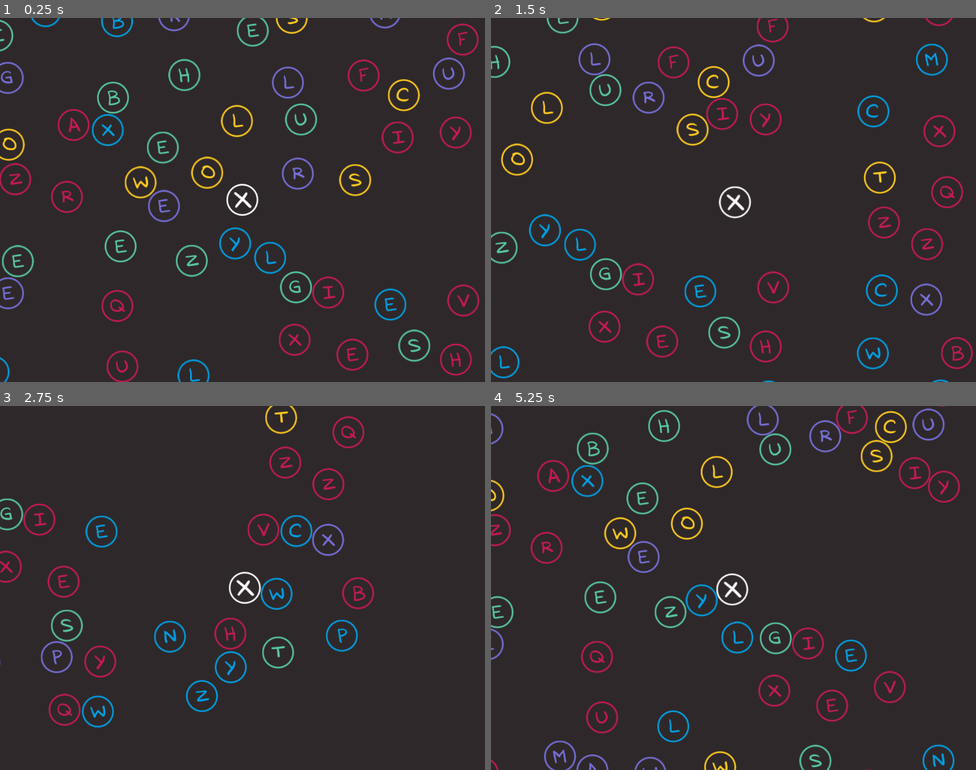
Above: before the commit, frames 1-4 (two rows, left to right).
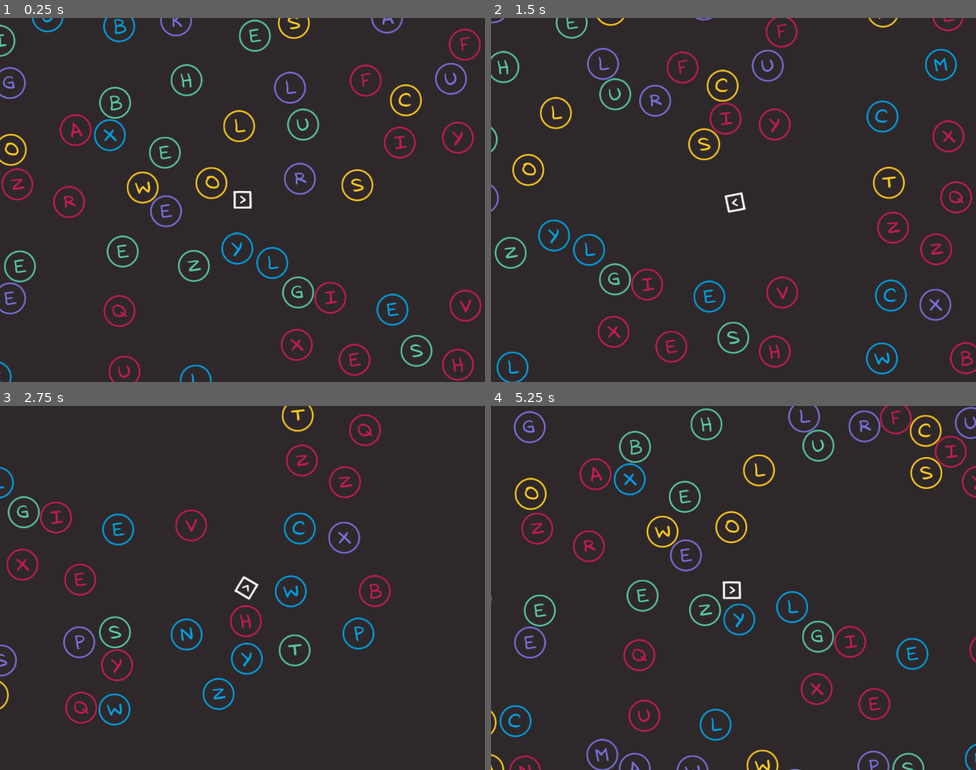
Above: after the commit, the same moments.

Repository: gontzalve/SSLS
Game: Godot game, scene res://scenes/game/main/main.tscn
Same seed, same stepped clock (60 frames per second), same inputs: the game is played once before the commit and once after it.
Inputs (mouse positions are in pixels of both pictures, inside the frame that each line leads up to):
- Up to frame 1 (0.25 s): no input
- Up to frame 2 (1.5 s): tap Enter at 0.5 s; move the mouse to (840, 181) at 0.52 s; hold D (move_right) 0.53-1.28 s; click (840, 181) at 0.6 s; move the mouse to (636, 218) at 1.27 s; hold S (move_down) from 1.28 s (still down); tap Mouse wheel up (zoom_in) at 1.35 s
- Up to frame 3 (2.75 s): move the mouse to (291, 507) at 2.02 s; release S (move_down) at 2.03 s; hold D (move_right) from 2.03 s (still down); tap Mouse wheel down (zoom_out) at 2.1 s
- Up to frame 4 (5.25 s): move the mouse to (709, 660) at 2.77 s; release D (move_right) at 2.78 s; hold W (move_up) 2.78-3.53 s; click (709, 660) at 2.85 s; move the mouse to (879, 642) at 3.52 s; hold A (move_left) 3.53-5.03 s; tap Mouse wheel up (zoom_in) at 3.6 s; move the mouse to (588, 533) at 4.27 s; tap Mouse wheel down (zoom_out) at 4.35 s; move the mouse to (757, 588) at 5.02 s; hold S (move_down) from 5.03 s (still down); click (757, 588) at 5.1 s

The runs differ from the first frame. In frame 1, 13% of the frame differs, in the area x 0-100%, y 0-100%; in frame 2, 11%; in frame 3, 7.9%; in frame 4, 13%.

Commit message:
Add player rotation from mouse position

Diff:
--- a/scenes/game/cursor/game_cursor.gd
+++ b/scenes/game/cursor/game_cursor.gd
@@ -11,10 +11,10 @@
 func set_big_cursor() -> void:
 	if cursor_big == null:
 		return
-	Input.set_custom_mouse_cursor(cursor_big)
+	Input.set_custom_mouse_cursor(cursor_big, Input.CURSOR_ARROW, cursor_big.get_size() / 2)
 
 
 func set_small_cursor() -> void:
 	if cursor_small == null:
 		return
-	Input.set_custom_mouse_cursor(cursor_small)
+	Input.set_custom_mouse_cursor(cursor_small, Input.CURSOR_ARROW, cursor_small.get_size() / 2)
--- a/scenes/game/player/player.gd
+++ b/scenes/game/player/player.gd
@@ -18,6 +18,7 @@
 
 func _process(delta: float) -> void:
 	_check_movement_input(delta)
+	_check_rotation()
 
 
 func _check_movement_input(delta: float) -> void:
@@ -35,3 +36,13 @@
 	var direction: Vector2 = Input.get_vector(MOVE_LEFT_ACTION,
 			MOVE_RIGHT_ACTION, MOVE_UP_ACTION, MOVE_DOWN_ACTION)
 	return direction.normalized()
+
+
+func _check_rotation() -> void:
+	var mouse_pos: Vector2 = get_viewport().get_mouse_position()
+	var center_pos: Vector2 = get_viewport().size / 2
+	var angle = rad_to_deg(center_pos.angle_to_point(mouse_pos))
+	rotation_degrees = angle
+
+#	var vector_1: Vector2 = center_pos + Vector2.RIGHT
+#	var vector_2: Vector2 = (mouse_pos - center_pos).normalized()
--- a/scenes/game/player/player.tscn
+++ b/scenes/game/player/player.tscn
@@ -2,10 +2,10 @@
 
 [ext_resource type="Script" path="res://scenes/game/player/player.gd" id="1_52xme"]
 [ext_resource type="Texture2D" uid="uid://c8c8c0y5k8ehu" path="res://graphics/letters/letter_x.png" id="2_svb6d"]
-[ext_resource type="Texture2D" uid="uid://b35s65xixkvam" path="res://graphics/outline/outline.png" id="3_juccd"]
+[ext_resource type="Texture2D" uid="uid://byvcpiq0240fv" path="res://graphics/player/player.png" id="3_lgypu"]
 
-[sub_resource type="CircleShape2D" id="CircleShape2D_gquwh"]
-radius = 32.0
+[sub_resource type="RectangleShape2D" id="RectangleShape2D_vo12v"]
+size = Vector2(32, 32)
 
 [node name="Player" type="CharacterBody2D"]
 motion_mode = 1
@@ -16,10 +16,11 @@
 [node name="SpriteContainer" type="Node2D" parent="."]
 
 [node name="PlayerSprite" type="Sprite2D" parent="SpriteContainer"]
+visible = false
 texture = ExtResource("2_svb6d")
 
 [node name="OutlineSprite" type="Sprite2D" parent="SpriteContainer"]
-texture = ExtResource("3_juccd")
+texture = ExtResource("3_lgypu")
 
 [node name="CollisionShape2D" type="CollisionShape2D" parent="."]
-shape = SubResource("CircleShape2D_gquwh")
+shape = SubResource("RectangleShape2D_vo12v")
Binary file added: graphics/player/player.png
Not shown, added: graphics/player/player.png.import
